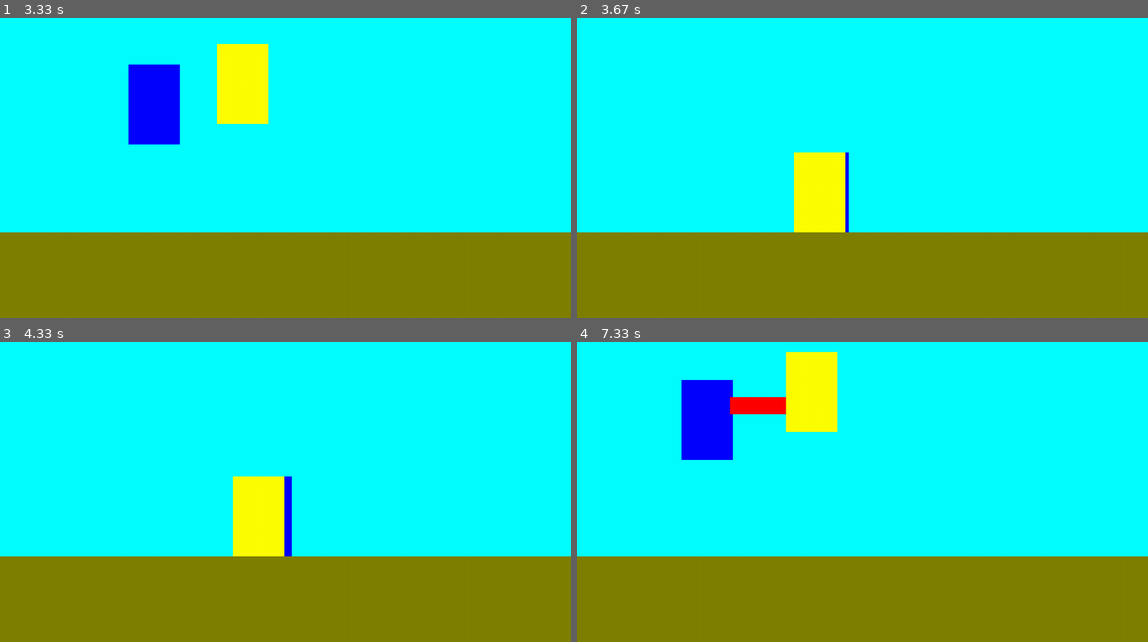
Above: before the commit, frames 1-4 (two rows, left to right).
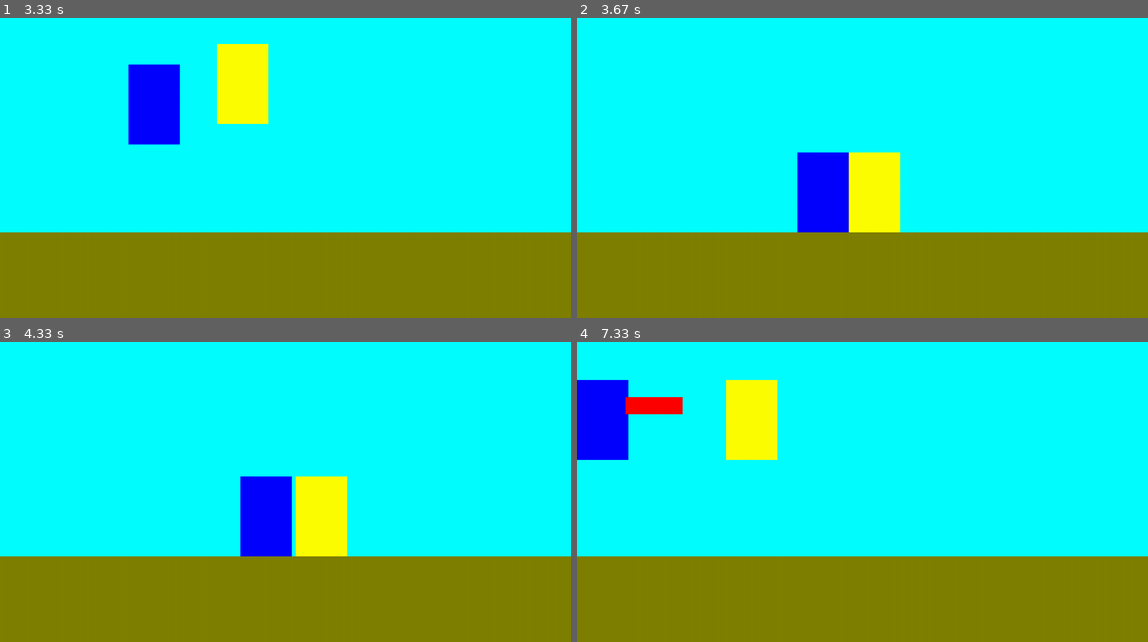
Above: after the commit, the same moments.

Repository: mariano3232/pygame
Game: pygame game, started from main.py
Two runs of this game, one before a commit and one after it. Both use one fixed random seed, a clock stepped at 60 frames per second and the inputs below.
Inputs:
- Up to frame 1 (3.33 s): tap Y at 0.33 s; hold Right 0.67-1.13 s; hold D 0.67-1.13 s; tap K at 0.82, 2.15 s; hold Up 1.17-1.47 s; hold W 1.17-1.47 s; hold Right 1.5-1.97 s; hold D 1.5-1.97 s; tap T at 1.65, 3.15 s; hold Left 2-2.53 s; hold A 2-2.53 s; hold Left 2.57-2.97 s; hold A 2.57-2.97 s; hold Up from 3 s (still down); hold W from 3 s (still down)
- Up to frame 2 (3.67 s): release Up at 3.37 s; release W at 3.37 s; hold Right from 3.4 s (still down); hold D from 3.4 s (still down); tap K at 3.55 s
- Up to frame 3 (4.33 s): release Right at 4.03 s; release D at 4.03 s; hold Left from 4.07 s (still down); hold A from 4.07 s (still down)
- Up to frame 4 (7.33 s): release Left at 4.53 s; release A at 4.53 s; hold Right 4.57-5.03 s; hold D 4.57-5.03 s; tap T at 4.72, 6.05 s; hold Up 5.07-5.37 s; hold W 5.07-5.37 s; tap K at 5.22, 6.62 s; hold Right 5.4-5.87 s; hold D 5.4-5.87 s; tap Y at 5.55, 7.05 s; hold Left 5.9-6.43 s; hold A 5.9-6.43 s; hold Left 6.47-6.87 s; hold A 6.47-6.87 s; hold Up 6.9-7.27 s; hold W 6.9-7.27 s; hold Right from 7.3 s (still down); hold D from 7.3 s (still down)

Frame 1 is identical in both runs. In frame 2, 4.8% of the frame differs, in the area x 38-57%, y 44-72%; in frame 3, 4.9%; in frame 4, 10%, in the area x 0-46%, y 3-40%.

Commit message:
colisiones

Diff:
--- a/character.py
+++ b/character.py
@@ -119,6 +119,17 @@
                 self.recovery = 7
                 if self.jumping : self.recovery = 15
                 self.dash = False
+        #Colisiones
+        if self.rect.colliderect(enemy.rect):
+            # horizontales
+            if self.rect.right > enemy.rect.left and self.rect.left < enemy.rect.left:
+                self.rect.right = enemy.rect.left
+            elif self.rect.left < enemy.rect.right and self.rect.right > enemy.rect.right:
+                self.rect.left = enemy.rect.right
+            # verticales
+            if self.rect.bottom < enemy.rect.top and self.rect.top < enemy.rect.top:
+                if self.rect.centerx > enemy.rect.centerx : dx = 10
+                else: dx = -10
 
         #Recovery
         if self.recovery > 0:
